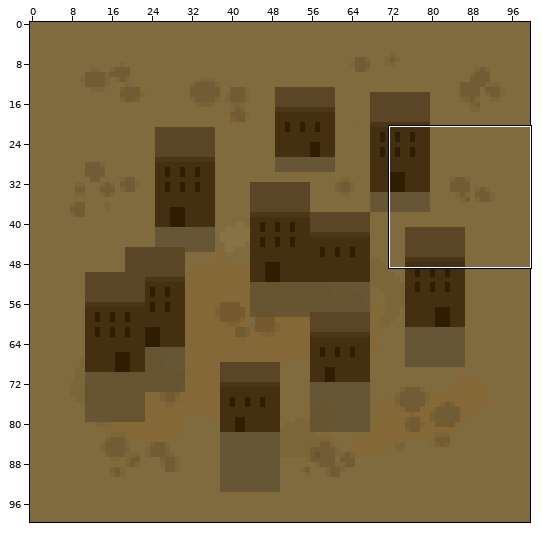
File history of a sprite sheet, graphics/Bandits.png. The picture above shows the old version from afar; the outline marks the close-up.
Close-up. Earlier state:
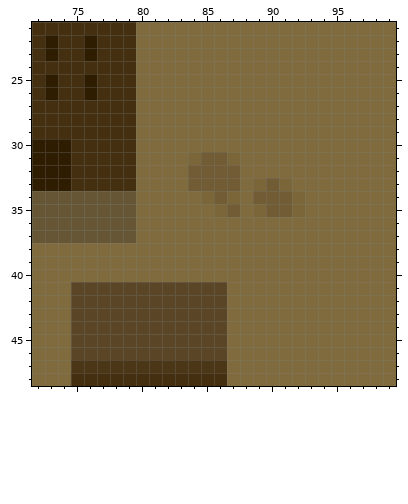
The file is 100x100 pixels. Colours within 5 levels of each other are drawn and written as one. Shown: x 72..99, y 21..48. The commit also changed other parts of the picture, which this record leaves out.
After the commit:
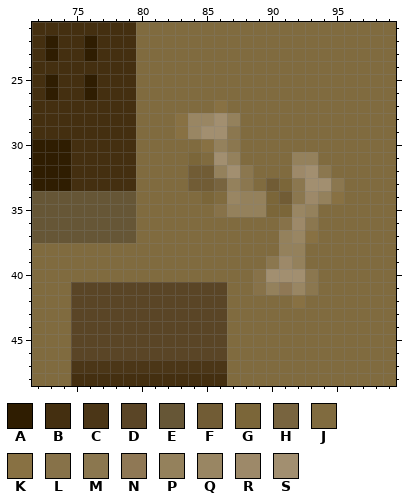
Palette (. is transparent): A #2f1d01  B #442f10  C #4b3617  D #5a4526  E #665636  F #715c35  G #7b6639  H #78643f  J #806b3f  K #887143  L #877249  M #8b774f  N #8f7855  P #94815c  Q #998663  R #9d8969  S #a28f70
Change:
Colour F gives way to colour G in row 34 at x 90; in row 35 at x 90 to 91.
Colour F gives way to colour H in row 33 at x 86.
Colour F gives way to colour J in row 31 at x 85; in row 34 at x 86.
Colour G gives way to colour J in row 33 at x 89.
Colour J gives way to colour K in row 27 at x 86; in rows 28 to 29 at x 83; in row 30 at x 85; in row 34 at x 95; in row 37 at x 93; in row 42 at x 92.
Colour G gives way to colour L in row 35 at x 86.
Colour J gives way to colour L in row 36 at x 91; in rows 40 to 41 at x 89.
Colour G gives way to colour M in row 34 at x 92.
Colour J gives way to colour M in rows 29 to 30 at x 87; in row 32 at x 88 and 94; in row 33 at x 88, 92 and 95; in row 36 at x 93; in row 39 at x 90; in rows 40 to 41 at x 93.
Colour J gives way to colour N in row 41 at x 91.
Colour F gives way to colour P in row 32 at x 86; in row 33 at x 87; in row 34 at x 89; in row 35 at x 87.
Colour G gives way to colour P in row 31 at x 87; in row 35 at x 89.
Colour J gives way to colour P in row 28 at x 87; in row 30 at x 86; in row 31 at x 92 to 93; in row 34 at x 88 and 94; in row 35 at x 88 and 93; in row 37 at x 91.
Colour J gives way to colour P in row 38 at x 91 to 92; in row 39 at x 92; in row 41 at x 90.
Colour G gives way to colour Q in row 34 at x 87; in row 35 at x 92.
Colour J gives way to colour Q in row 28 at x 84 to 85; in row 29 at x 84; in row 37 at x 92; in row 41 at x 92.
Colour J gives way to colour R in row 32 at x 92; in row 34 at x 93; in row 36 at x 92; in row 39 at x 91.
Colour F gives way to colour S in row 31 at x 86; in row 32 at x 87.
Colour J gives way to colour S in row 28 at x 86; in row 29 at x 85 to 86; in row 32 at x 93; in row 33 at x 93 to 94; in row 40 at x 90 to 92.
Where, in picture pixels (left, top, right, bottom), the same in both close-ups:
changed: (175, 100, 344, 308)
